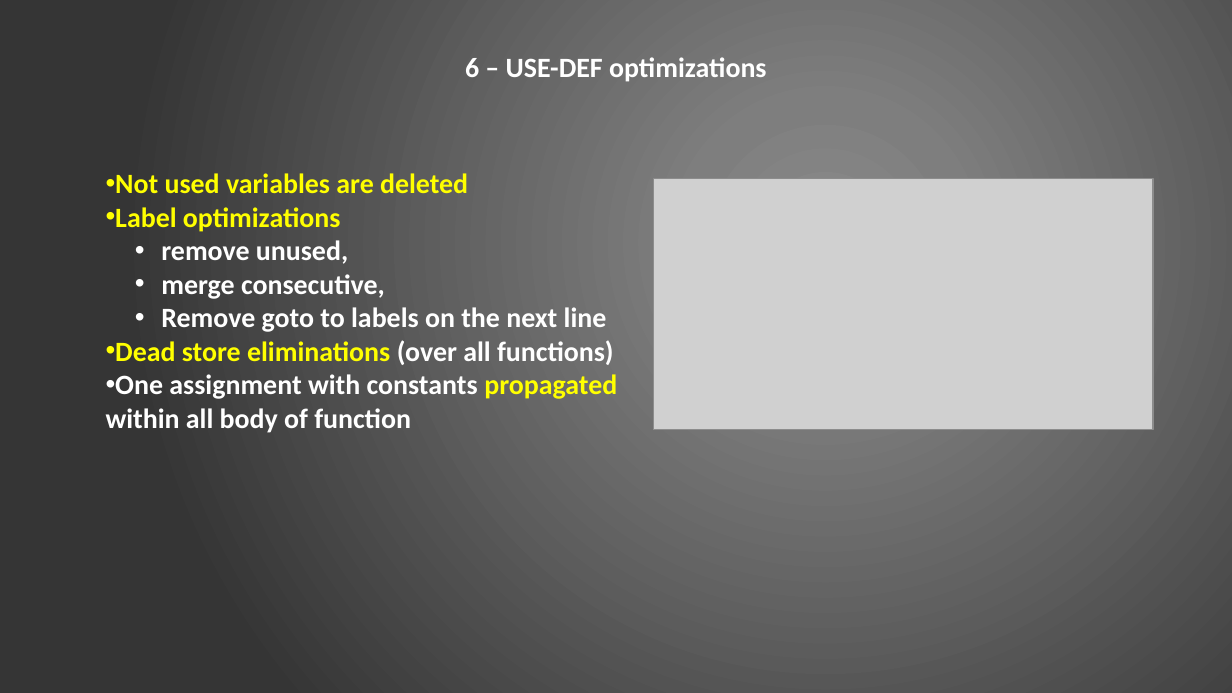
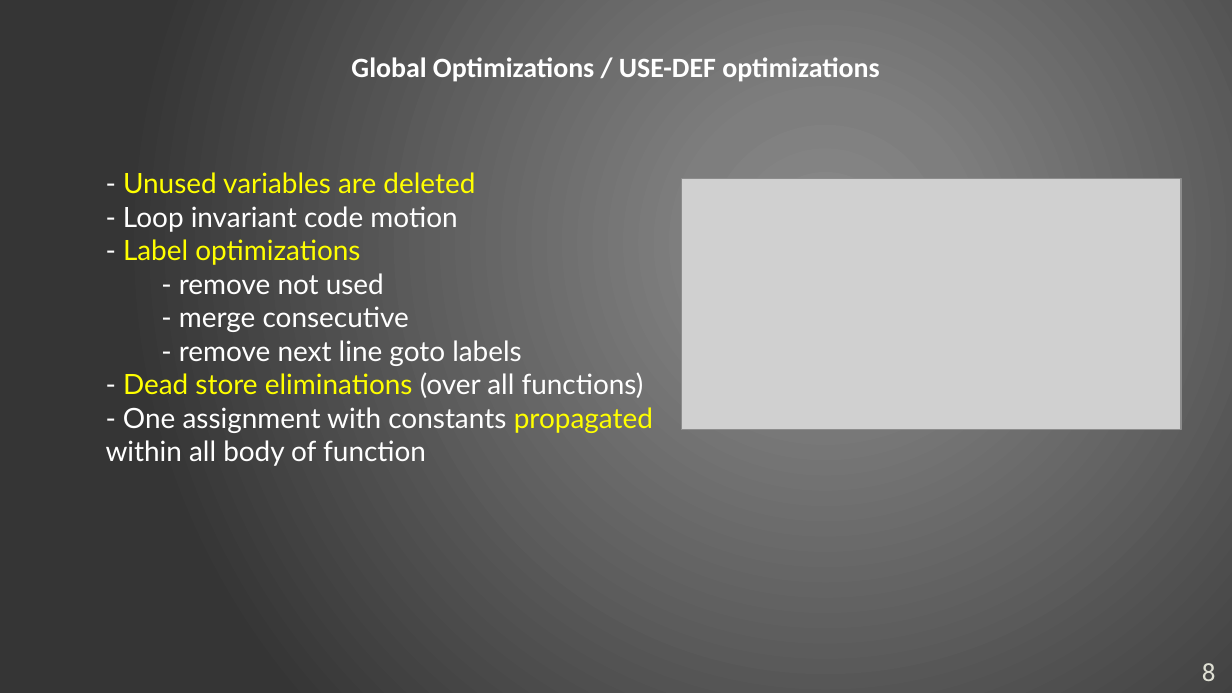
Before and after one commit to ciplogic/CodeRefractor, a slide deck: slide 8 of Documentation/Slides_final.pptx. Drawn at 1232x693 pixels with LibreOffice and Linux fonts; fonts in the diff are those of the drawing; grey boxes stand for pictures. Boxes give left, top, right and bottom in pixels: in the first picture for what was removed or moved away, otherwise in the second. Text is boxed around its words. In the diff, an @@ line names an element or a change of style, - is before the commit and + after.

```diff
--- a/Documentation/Slides_final.pptx
+++ b/Documentation/Slides_final.pptx
@@ text at box(351, 57, 879, 82): text changed @@
-6 – USE-DEF optimizations
+Global Optimizations / USE-DEF optimizations
@@ text at box(106, 172, 653, 466): text changed; font Calibri to Lato; bold off @@
-• Not used variables are deleted
-• Label optimizations
-  • remove unused,
-  • merge consecutive,
-  • Remove goto to labels on the next line
-• Dead store eliminations (over all functions)
-• One assignment with constants propagated within all body of function
+- Unused variables are deleted
+- Loop invariant code motion
+- Label optimizations
+  - remove not used
+  - merge consecutive
+  - remove next line goto labels
+- Dead store eliminations (over all functions)
+- One assignment with constants propagated within all body of function
@@ picture: place and size @@
-picture at box(654, 179, 1154, 429)
+picture at box(682, 179, 1182, 429)
@@ page number added at box(1202, 663, 1216, 681), 16 pt, text #E0E0D4 @@
+8
```
Also in this commit, not shown: 11 other slides changed, 2 slides added, 2 slides removed, 1 other file.
